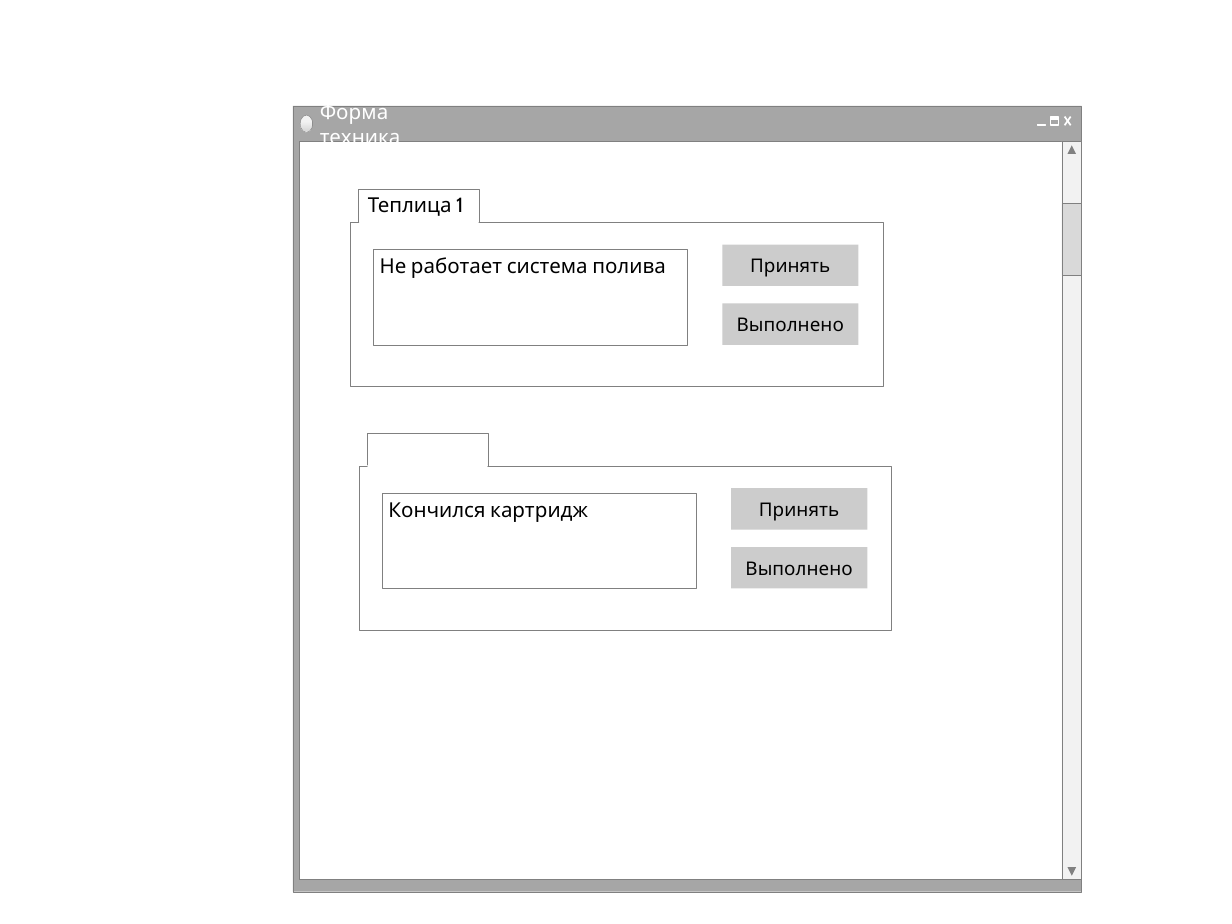
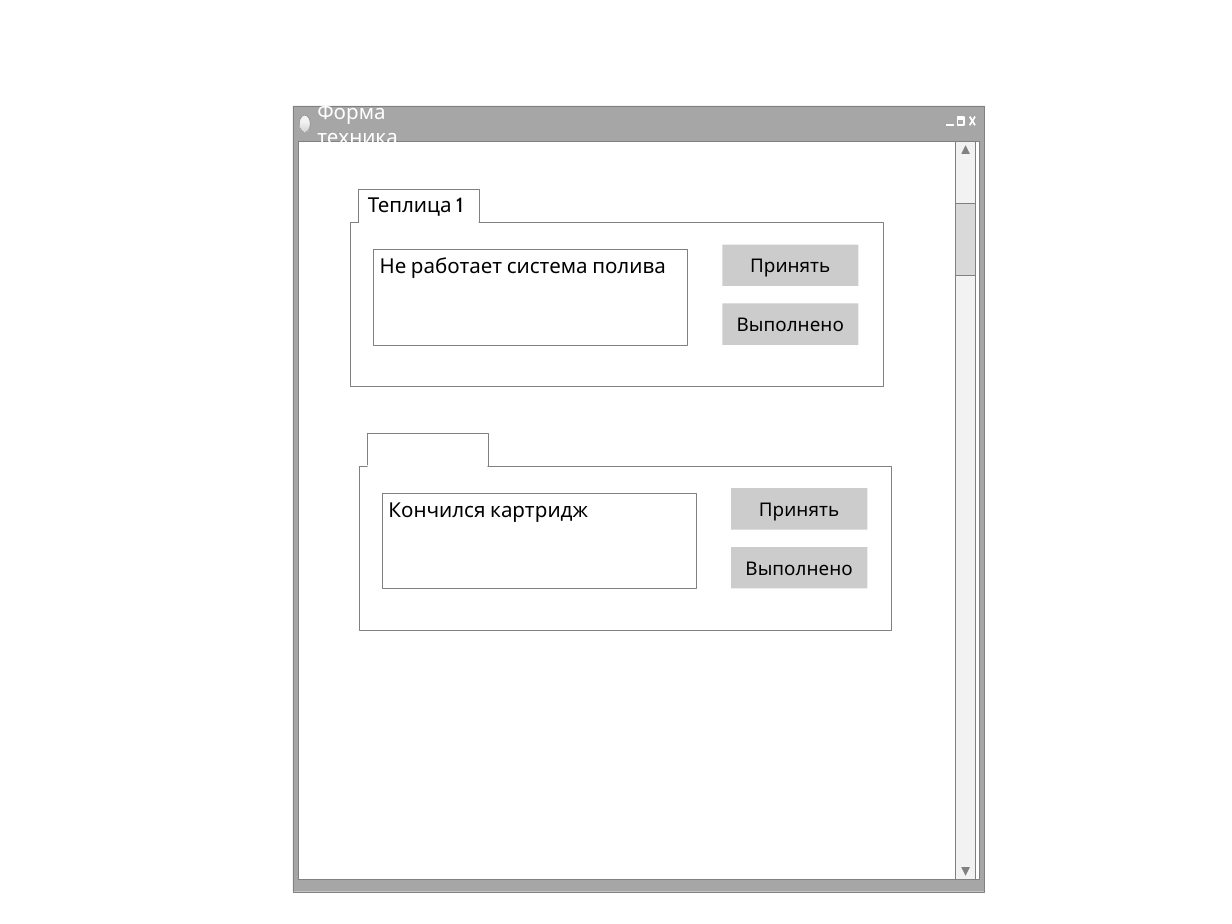
Before and after one commit to daria40tim/kurs_bd, a slide deck: slide 4 of Прототип интерфейса.pptx (slide 5 before the commit). Drawn at 1232x924 pixels with LibreOffice and Linux fonts; fonts in the diff are those of the drawing. Boxes give left, top, right and bottom in pixels: in the first picture for what was removed or moved away, otherwise in the second. Text is boxed around its words. In the diff, an @@ line names an element or a change of style, - is before the commit and + after.

```diff
--- a/Прототип интерфейса.pptx
+++ b/Прототип интерфейса.pptx
@@ rectangle: place and size @@
-rectangle at <box>293,106,1082,892</box>
+rectangle at <box>293,106,984,892</box>
@@ 2 rectangles, 2 lines: place and size @@
-2 rectangles, 2 lines at <box>1051,117,1071,126</box>
+2 rectangles, 2 lines at <box>957,117,975,126</box>
@@ rectangle: place and size @@
-rectangle at <box>299,142,1076,880</box>
+rectangle at <box>298,142,978,880</box>
@@ rectangle: place and size @@
-rectangle at <box>1037,124,1045,126</box>
+rectangle at <box>946,124,954,126</box>
@@ 2 rectangles, 2 triangles: place and size @@
-2 rectangles, 2 triangles at <box>1062,142,1082,880</box>
+2 rectangles, 2 triangles at <box>956,142,976,880</box>
```
Also in this commit, not shown: 1 other slide changed, 1 slide added, 1 slide removed, 2 other files.
